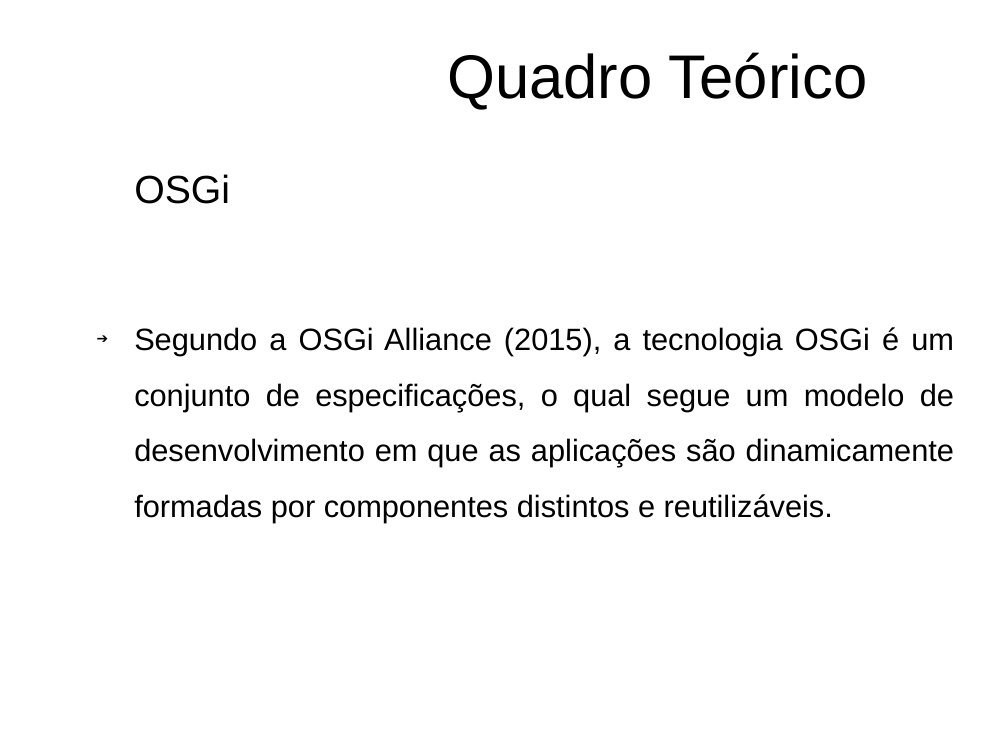
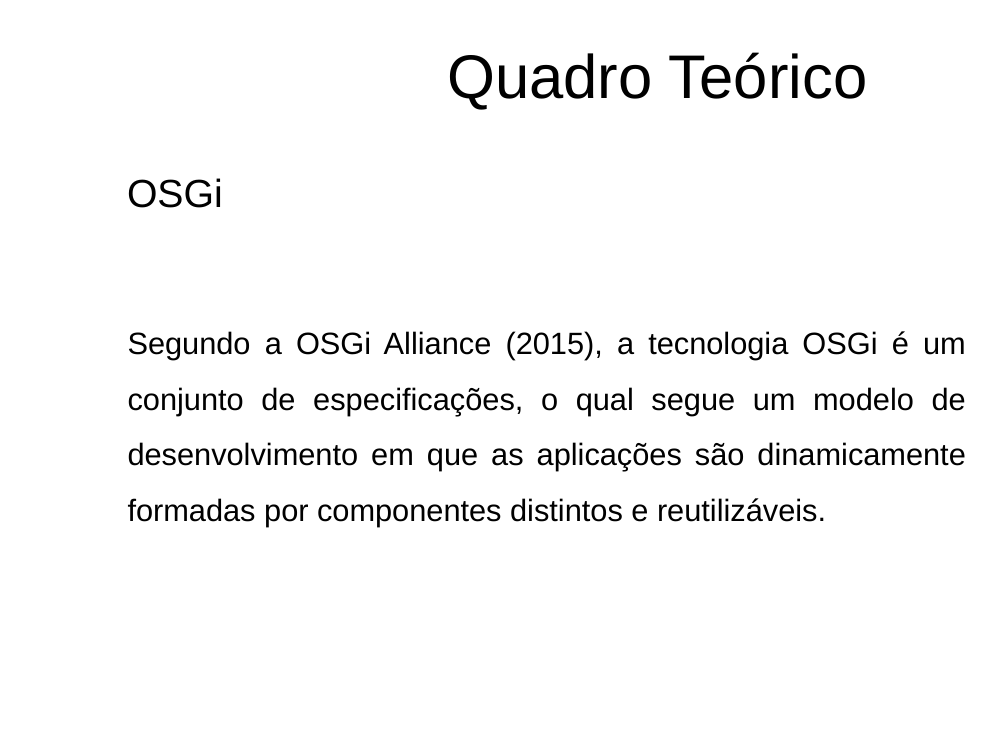
Before and after one commit to feliperodriguesprado/tcc_repository, a slide deck: slide 6 of documents/life_cycle/qualificacao/qualificacao_slides.odp. Drawn at 1008x756 pixels with LibreOffice and Linux fonts; fonts in the diff are those of the drawing; background and template pictures are left out. Boxes give left, top, right and bottom in pixels: in the first picture for what was removed or moved away, otherwise in the second. Text is boxed around its words. In the diff, an @@ line names an element or a change of style, - is before the commit and + after.

```diff
--- a/documents/life_cycle/qualificacao/qualificacao_slides.odp
+++ b/documents/life_cycle/qualificacao/qualificacao_slides.odp
@@ text "OSGi": place and size @@
-text "OSGi" at [87,136,965,412]
+text "OSGi" at [127,178,966,526]
@@ text "OSGi" at [127,178,966,526]: outline #FFFFFF 0.74 pt to none @@
@@ text at [128,331,966,526]: bullet ➔ to none @@
```
Also in this commit, not shown: 5 other slides changed, 15 other files.
